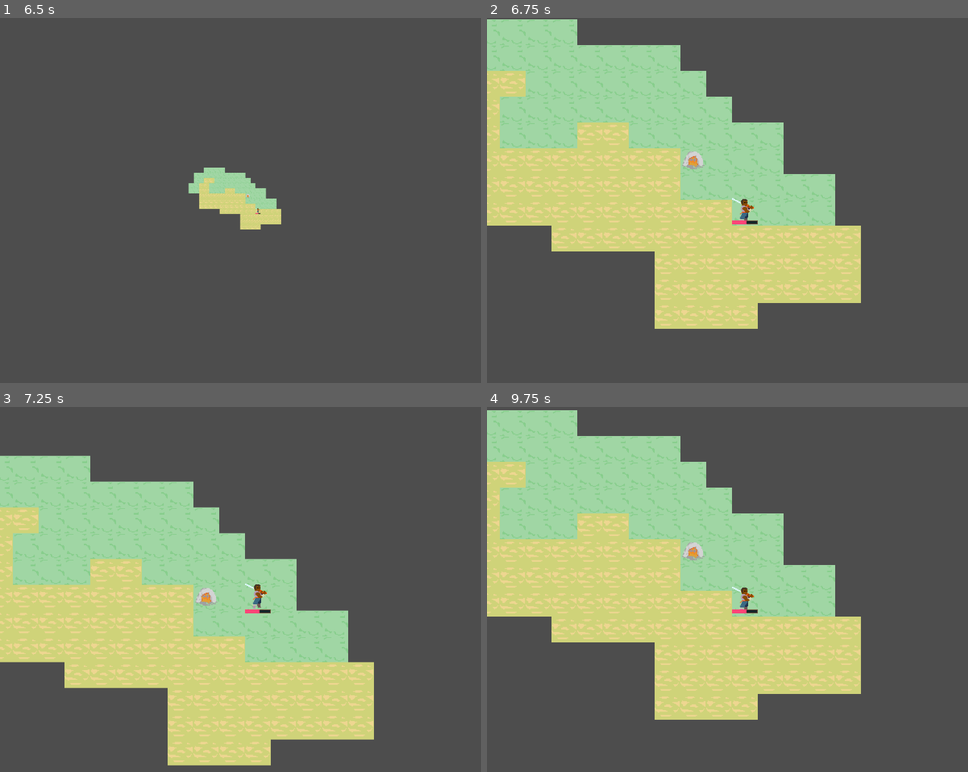
Above: before the commit, frames 1-4 (two rows, left to right).
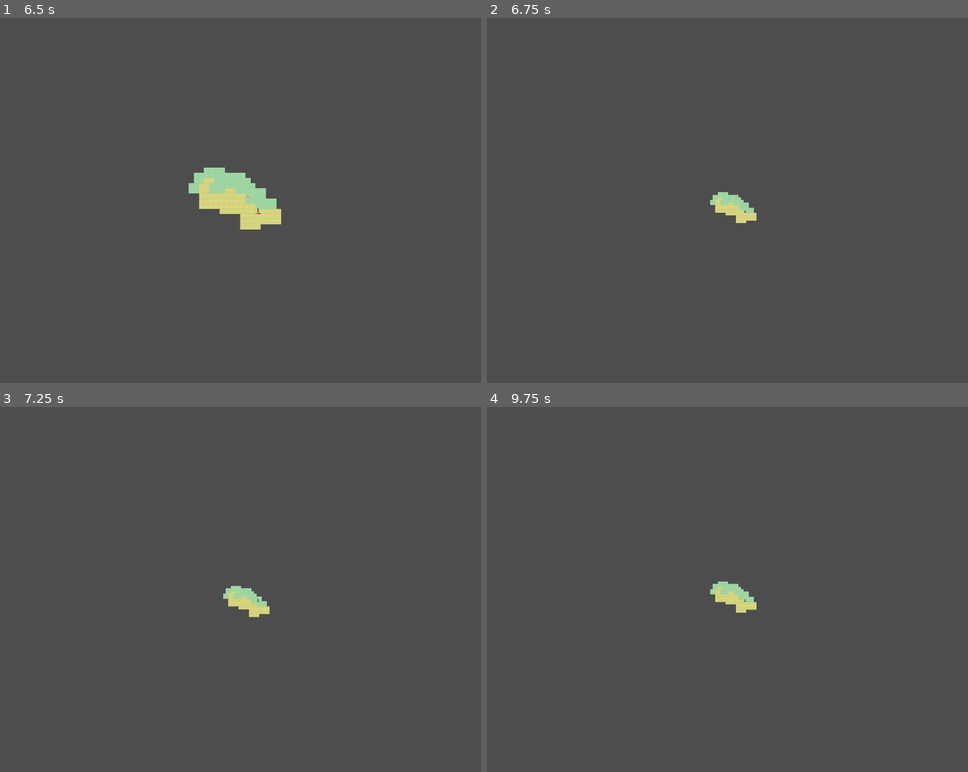
Above: after the commit, the same moments.

Repository: OttoElomaa/godot-4-roguelike-knights
Game: Godot game, scene res://Scenes/game_main.tscn
The game is run twice, just before and just after one commit, with the same random seed, the same clock (stepped at 60 frames per second) and the same inputs.
Inputs (mouse positions are in pixels of both pictures, inside the frame that each line leads up to):
- Up to frame 1 (6.5 s): tap Enter at 0.5 s; hold Right (ui_right) 0.53-1.28 s; tap 1 (1) at 0.6 s; tap 2 (2) at 0.8, 1.35 s; move the mouse to (153, 229) at 1.27 s; hold Down (ui_down) 1.28-2.03 s; tap 4 (4) at 1.55, 2.1 s; move the mouse to (307, 127) at 2.02 s; hold Right (ui_right) 2.03-2.78 s; tap L (L) at 2.3, 2.85 s; move the mouse to (230, 288) at 2.77 s; hold Up (ui_up) 2.78-3.53 s; tap O (O) at 3.05, 3.6 s; move the mouse to (413, 269) at 3.52 s; hold Left (ui_left) 3.53-5.03 s; tap P (P) at 3.8, 4.35 s; move the mouse to (101, 153) at 4.27 s; tap R (R) at 4.55, 5.1 s; move the mouse to (283, 211) at 5.02 s; hold Down (ui_down) 5.03-5.78 s; tap X (X) at 5.3, 5.85 s; move the mouse to (182, 116) at 5.77 s; hold Right (ui_right) from 5.78 s (still down); tap Z (Z) at 6.05 s
- Up to frame 2 (6.75 s): move the mouse to (857, 193) at 6.52 s; release Right (ui_right) at 6.53 s; hold Up (ui_up) from 6.53 s (still down); tap Z (Z) at 6.6 s
- Up to frame 3 (7.25 s): keep holding Up (ui_up); tap U (u) at 6.8 s
- Up to frame 4 (9.75 s): move the mouse to (640, 618) at 7.27 s; release Up (ui_up) at 7.28 s; hold Right (ui_right) 7.28-8.03 s; tap U (u) at 7.35 s; tap 1 (1) at 7.55, 8.1 s; move the mouse to (794, 516) at 8.02 s; hold Down (ui_down) 8.03-8.78 s; tap 2 (2) at 8.3, 8.85 s; move the mouse to (717, 677) at 8.77 s; hold Left (ui_left) 8.78-9.53 s; tap 4 (4) at 9.05 s; move the mouse to (900, 658) at 9.52 s; hold Up (ui_up) from 9.53 s (still down); tap 3 (3) at 9.6 s

Frame 1 is identical in both runs. In frame 2, 42% of the frame differs, in the area x 0-78%, y 0-86%; in frame 3, 42%, in the area x 0-78%, y 13-99%; in frame 4, 42%.
Error in both runs: Invalid access to property or key 'isPlayer' on a base object of type 'Nil'. (res://Scripts/skill.gd:44)

Commit message:
Made the dungeon gen use the new Walker 2 instead of the old walker. Trying to minimize empty corridors without rooms

Diff:
--- a/Scenes/world.tscn
+++ b/Scenes/world.tscn
@@ -30,6 +30,8 @@
 [node name="World" type="NavigationRegion2D"]
 navigation_polygon = SubResource("NavigationPolygon_akmnp")
 script = ExtResource("1_7s3px")
+turnOffLineOfSight = true
+debugImmortalPlayer = true
 
 [node name="UI" parent="." instance=ExtResource("2_6sbxi")]
 
--- a/Scripts/PlayerAndCreatures/PlayerExtendsCreature.gd
+++ b/Scripts/PlayerAndCreatures/PlayerExtendsCreature.gd
@@ -5,6 +5,7 @@
 
 #var isOverworld := false
 var isZoomedIn := true
+var zoomLevel := 0
 
 var selectedTarget:Node = null
 
@@ -67,12 +68,18 @@
 		skillToUse = 4
 
 	elif Input.is_action_just_pressed("Z"):
-		if isZoomedIn:
-			$Camera2D.zoom = Vector2(0.4, 0.4)
-			isZoomedIn = false
-		else:
-			$Camera2D.zoom = Vector2(2, 2)
-			isZoomedIn = true
+
+		match zoomLevel:
+			0:
+				$Camera2D.zoom = Vector2(0.4, 0.4)
+				zoomLevel = 1
+			1:
+				$Camera2D.zoom = Vector2(0.2, 0.2)
+				zoomLevel = 2
+			2:
+				$Camera2D.zoom = Vector2(2, 2)
+				zoomLevel = 0
+
 
 
 
--- a/Scripts/WorldScripts/walkerWorldgenV2.gd
+++ b/Scripts/WorldScripts/walkerWorldgenV2.gd
@@ -1,69 +1,86 @@
 extends Node
-
-
-var turnPoints := []
-var walkerPos = Vector2i.ZERO
-var stepsTaken := 0
-var direction = Vector2i.RIGHT
-
-
-
 
 
 const DIRECTIONS = [Vector2i.RIGHT, Vector2i.UP, Vector2i.LEFT, Vector2i.DOWN]
 
+var walkerPos = Vector2i.ZERO
+var direction = Vector2i.RIGHT
 
-
-#var borders = Rect2()
-var step_history = []
-var steps_since_turn = 0
-
-var path_tiles := []
-var roomPositions := []
-
+var stepsTaken := 0
+var turnPoints := []
+#### TRACK HOW MANY UNSUCCESSFUL STEPS AFTER LAST TURN
+var faultyStepsCount := 0
 
 
 func walk(walkAmount, grid):
 
+	while stepsTaken < walkAmount:
+		walkerPos.x += randi_range(-8,8)
+		walkerPos.y += randi_range(-8,8)
+		walkerPos += direction * 2
 
-	while stepsTaken < walkAmount:
-
-		var tooClose := true
-		change_direction()
-		walkerPos.x += randi_range(-5,5)
-		walkerPos.y += randi_range(-5,5)
-		turnPoints.append(walkerPos)
-
-		while tooClose:
-			tooClose = false
-			walkerPos += direction
-			for pos in turnPoints:
+		#### GO THROUGH, SEE IF IT'S TOO CLOSE TO OTHER POINTS
+		var tooClose := false
+		for pos in turnPoints:
+			if not tooClose:
 				if grid.getGridDistanceOfCoords(walkerPos, pos) < 16:
 					tooClose = true
 
+		#### AFTER CHECKING EXISTING ROOM POSITIONS
+		if not tooClose:
+
+			turnPoints.append(walkerPos)
+			change_direction()
+			faultyStepsCount = 0
+		else:
+			faultyStepsCount += 1
+
+		if faultyStepsCount > 6:
+			change_direction()
+
 		stepsTaken += 1
 
+	prints("turning points, walker 2: ", turnPoints)
 	return turnPoints
 
 
 
+#### THIS FUNCTION TURNS THE PATH WALKER AROUND
+#### IT ALSO
+func change_direction():
+	var distX := 0
+	var distY := 0
 
-func change_direction():
-
-	steps_since_turn = 0
 	var directions = DIRECTIONS.duplicate()
 	directions.erase(direction)
 	directions.shuffle()
 
+	var validDirection := false
 	for dir in directions:
+		if not validDirection:
+			var targetPosition = walkerPos + dir
+			distX = abs(targetPosition.x)
+			distY = abs(targetPosition.y)
 
-		var targetPosition = walkerPos + dir
-		var distX = abs(targetPosition.x)
-		var distY = abs(targetPosition.y)
+			if distX <= 40 and distY <= 20:
+				direction = dir
+				validDirection = true
+			else:
+				pass
 
-		if distX <= 100 and distY <= 100:
-			direction = dir
-			return
+	#### ENFORCE MAP BORDERS
+	while distX >= 40:
+		if walkerPos.x >= 0:
+			walkerPos.x -= 1
 		else:
-			direction = Vector2.RIGHT
-		return
+			walkerPos.x += 1
+		distX -= 1
+
+	while distY >= 20:
+		if walkerPos.y >= 0:
+			walkerPos.y -= 1
+		else:
+			walkerPos.y += 1
+		distY -= 1
+
+	return
--- a/Scripts/WorldScripts/world.gd
+++ b/Scripts/WorldScripts/world.gd
@@ -149,8 +149,8 @@
 func generateDungeon():
 
 	#### TRYING NEW PATH STUFF
-	var walkerRoomPositions = $RoomGeneration.generateWalkerPath()
-	#var walkerRoomPositions = $RoomGeneration/Walker2.walk(10,grid)
+	#var walkerRoomPositions = $RoomGeneration.generateWalkerPath()
+	var walkerRoomPositions = $RoomGeneration/Walker2.walk(200,grid)
 	pathTurns = walkerRoomPositions
 
 	#### RANDOM NOISE OFFSETS
@@ -172,17 +172,19 @@
 	var occupiedTiles := []
 	var latest:Node = null
 
-	for tile in pathTiles:
+	for tile in pathTurns:
 		prints("pathtiles worldgen: ", tile)
 		var suitableLocation = true
 
-		for occ in occupiedTiles:
-			if grid.getGridDistanceOfCoords(tile,occ) < 16:
-				suitableLocation = false
+		#### UN-COMMENT IF YOU'RE CHANGING
+		#### COULD BE USEFUL FOR CERTAIN ROOM GENERATION TECHNIQUES
+		#for occ in occupiedTiles:
+			#if grid.getGridDistanceOfCoords(tile,occ) < 16:
+				#suitableLocation = false
 
 		if suitableLocation:
 			var scene = FileLoader.createRandomRoom()
-			placeRoom(scene, tile - Vector2i(8,8))
+			placeRoom(scene, tile - Vector2i(25,25))
 			occupiedTiles.append(tile)
 			if count == 0:
 				firstRoom = scene
--- a/Scripts/creature.gd
+++ b/Scripts/creature.gd
@@ -114,8 +114,9 @@
 	#### DEBUG: SHOW/HIDE LINE
 	line.hide()
 
+	#assert(line.points.size() < 2, "WHAT THE-- PATHING ERROR")
 	if line.points.size() < 2:
-		push_error("WHAT THE-- PATHING ERROR")
+		return
 
 	#### COMPARE TARGET POSITION TO CREATURE POSITIONS
 	#### ROUND FROM 0.777... TO 1
